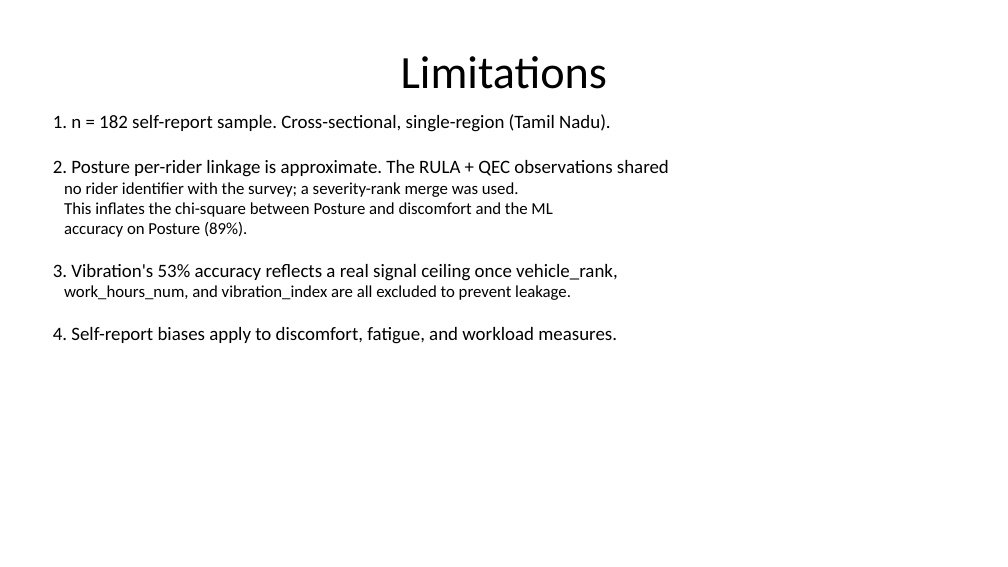
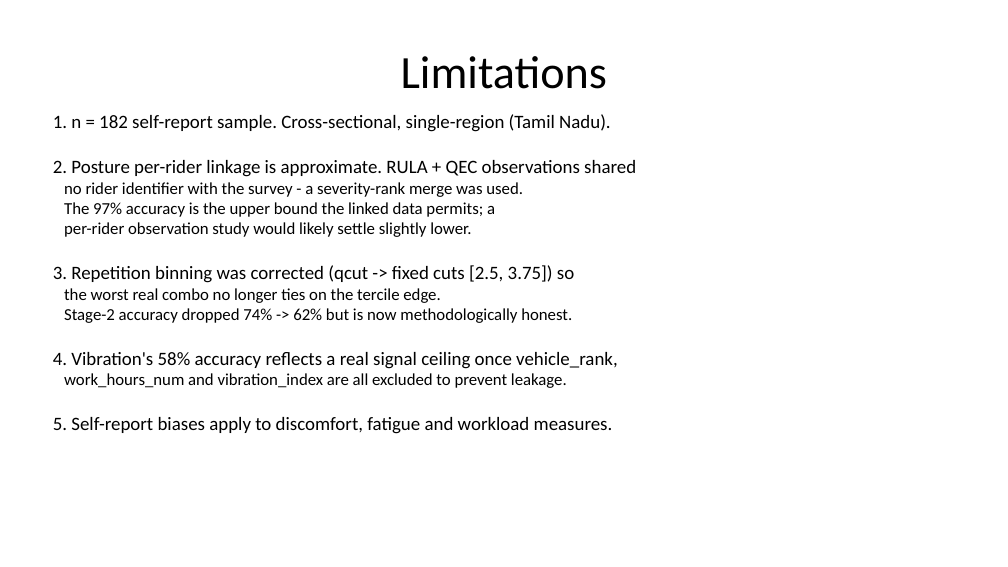
Before and after one commit to AilaVishnu/ergonomic-risk-factor-prediction, a slide deck: slide 51 of deck/Ergonomic_Risk_Factor_Prediction_Project_Plan_WITH_RESULTS.pptx. Drawn at 1008x567 pixels with LibreOffice and Linux fonts; fonts in the diff are those of the drawing. Boxes give left, top, right and bottom in pixels: in the first picture for what was removed or moved away, otherwise in the second. Text is boxed around its words. In the diff, an @@ line names an element or a change of style, - is before the commit and + after.

```diff
--- a/deck/Ergonomic_Risk_Factor_Prediction_Project_Plan_WITH_RESULTS.pptx
+++ b/deck/Ergonomic_Risk_Factor_Prediction_Project_Plan_WITH_RESULTS.pptx
@@ text at (53, 160, 636, 434): text changed @@
-2. Posture per-rider linkage is approximate. The RULA + QEC observations shared
-no rider identifier with the survey; a severity-rank merge was used.
-This inflates the chi-square between Posture and discomfort and the ML
-accuracy on Posture (89%).
-3. Vibration's 53% accuracy reflects a real signal ceiling once vehicle_rank,
-work_hours_num, and vibration_index are all excluded to prevent leakage.
-4. Self-report biases apply to discomfort, fatigue, and workload measures.
+2. Posture per-rider linkage is approximate. RULA + QEC observations shared
+no rider identifier with the survey - a severity-rank merge was used.
+The 97% accuracy is the upper bound the linked data permits; a
+per-rider observation study would likely settle slightly lower.
+3. Repetition binning was corrected (qcut -> fixed cuts [2.5, 3.75]) so
+the worst real combo no longer ties on the tercile edge.
+Stage-2 accuracy dropped 74% -> 62% but is now methodologically honest.
+4. Vibration's 58% accuracy reflects a real signal ceiling once vehicle_rank,
+work_hours_num and vibration_index are all excluded to prevent leakage.
+5. Self-report biases apply to discomfort, fatigue and workload measures.
```
Also in this commit, not shown: 2 other slides changed.
